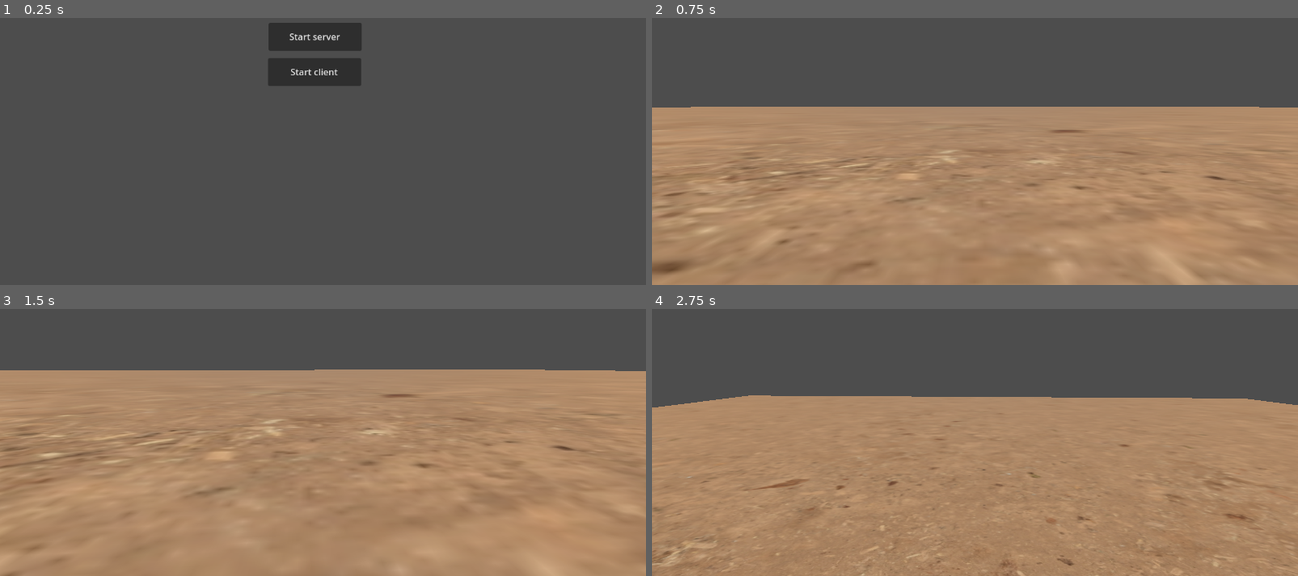
Above: before the commit, frames 1-4 (two rows, left to right).
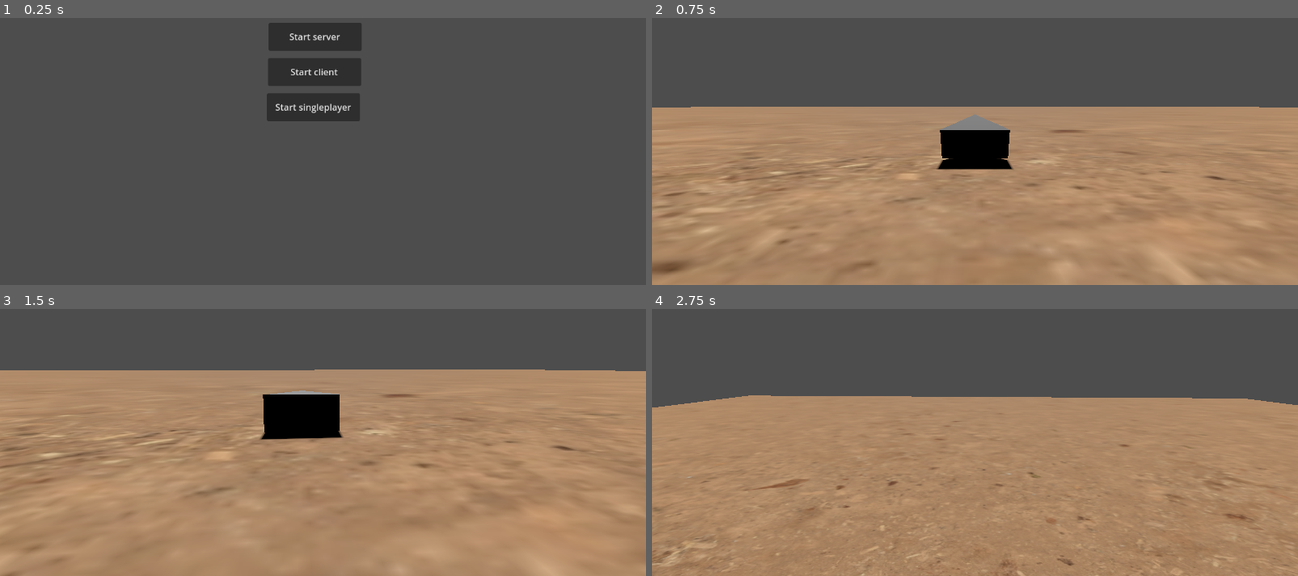
Above: after the commit, the same moments.

Repository: patentsil/MILSIM
Game: Godot game, scene res://menu.tscn
The game is run twice, just before and just after one commit, with the same random seed, the same clock (stepped at 60 frames per second) and the same inputs.
Inputs (mouse positions are in pixels of both pictures, inside the frame that each line leads up to):
- Up to frame 1 (0.25 s): no input
- Up to frame 2 (0.75 s): click "Start server" at 0.5 s
- Up to frame 3 (1.5 s): move the mouse to (355, 394) at 1.27 s; hold W (move_forward) from 1.28 s (still down)
- Up to frame 4 (2.75 s): keep holding W (move_forward); tap Space (move_jump) at 1.52, 2.27 s; move the mouse to (942, 397) at 2.02 s

The runs differ from the first frame. In frame 1, 1.4% of the frame differs, in the area x 41-56%, y 28-39%; in frame 2, 1.9%; in frame 3, 2.1%, in the area x 40-54%, y 30-49%; in frame 4, nothing differs.

Commit message:
Add single player
Singplayer was added to help debug multiplayer replication issues.

Diff:
--- a/CharacterScripts/character.gd
+++ b/CharacterScripts/character.gd
@@ -13,6 +13,7 @@
 var gravity = ProjectSettings.get_setting("physics/3d/default_gravity")
 
 func _enter_tree():
+	print("Setting authority to peer id " + str(multiplayer.get_unique_id()))
 	set_multiplayer_authority(str(multiplayer.get_unique_id()).to_int())
 
 func _physics_process(delta):
--- a/character.tscn
+++ b/character.tscn
@@ -23,6 +23,9 @@
 properties/1/path = NodePath(".:rotation")
 properties/1/spawn = true
 properties/1/sync = true
+properties/2/path = NodePath("Sprite3D/SubViewport/Label:text")
+properties/2/spawn = true
+properties/2/sync = true
 
 [node name="character" type="CharacterBody3D"]
 script = ExtResource("1_bs1x2")
--- a/menu.gd
+++ b/menu.gd
@@ -13,6 +13,8 @@
 var Character = load("res://character.tscn")
 var player_counter = 0
 
+func _enter_tree():
+	get_window().title = "MILSIM Launcher"
 
 
 func createWorld():
@@ -42,10 +44,10 @@
 
 
 func hideButtons():
-	$btnStartClient.hide()
-	$btnStartServer.hide()
+	visible = false
 
 func _on_btn_start_client_pressed():
+	get_window().title = "MILSIM Client"
 	print("A client start was intitiated")
 	var peer = ENetMultiplayerPeer.new()
 	peer.create_client(SERVER_IP, SERVER_PORT)
@@ -55,6 +57,7 @@
 
 
 func _on_btn_start_server_pressed():
+	get_window().title = "MILSIM Server"
 	print("A server start was intitiated")
 	var peer = ENetMultiplayerPeer.new()
 	peer.create_server(SERVER_PORT, MAX_PLAYERS)
@@ -62,6 +65,7 @@
 	hideButtons()
 	var worldAndPlayer = startGame(multiplayer.get_unique_id())
 	spawn_character(worldAndPlayer[1], worldAndPlayer[0])
+
 
 
 func add_player(peer_id):
@@ -79,3 +83,11 @@
 	player.character = character
 	world.add_child(character)
 	return character
+
+
+
+func _on_btn_start_singleplayer_pressed():
+	var singleplayer = load("res://singleplayer.tscn")
+	var singleplayerScene = singleplayer.instantiate()
+	get_tree().get_root().add_child(singleplayerScene)
+	hideButtons()
--- a/menu.tscn
+++ b/menu.tscn
@@ -19,5 +19,13 @@
 offset_bottom = 292.0
 text = "Start client"
 
+[node name="btnStartSingleplayer" type="Button" parent="."]
+offset_left = 476.0
+offset_top = 305.0
+offset_right = 642.0
+offset_bottom = 355.0
+text = "Start singleplayer"
+
 [connection signal="pressed" from="btnStartServer" to="." method="_on_btn_start_server_pressed"]
 [connection signal="pressed" from="btnStartClient" to="." method="_on_btn_start_client_pressed"]
+[connection signal="pressed" from="btnStartSingleplayer" to="." method="_on_btn_start_singleplayer_pressed"]
--- /dev/null
+++ b/singleplayer.gd
@@ -0,0 +1,31 @@
+extends Node3D
+
+var Character = load("res://character.tscn")
+
+func spawn_character(player, world):
+	var character = Character.instantiate()
+	character.player = player
+	if player:
+		player.character = character
+	world.add_child(character)
+	return character
+
+func createWorld():
+	print("Creating a new world.")
+	var worldScene = load("res://world.tscn")
+	var world = worldScene.instantiate()
+	get_tree().get_root().add_child(world)
+	return world
+
+func _enter_tree():
+	var world = createWorld()
+	var char = spawn_character(null, world)
+
+# Called when the node enters the scene tree for the first time.
+func _ready():
+	pass # Replace with function body.
+
+
+# Called every frame. 'delta' is the elapsed time since the previous frame.
+func _process(delta):
+	pass
--- /dev/null
+++ b/singleplayer.tscn
@@ -0,0 +1,6 @@
+[gd_scene load_steps=2 format=3 uid="uid://cjtv8y2xms6my"]
+
+[ext_resource type="Script" path="res://singleplayer.gd" id="1_xldyh"]
+
+[node name="singleplayer" type="Node3D"]
+script = ExtResource("1_xldyh")
--- a/world.tscn
+++ b/world.tscn
@@ -17,6 +17,12 @@
 points = PackedVector3Array(-150, -0.038, -150, -150, 0.038, -150, 150, -0.038, -150, -150, -0.038, 150, -150, 0.038, 150, 150, 0.038, -150, 150, -0.038, 150, 150, 0.038, 150)
 
 [sub_resource type="BoxMesh" id="BoxMesh_iknrc"]
+
+[sub_resource type="PrismMesh" id="PrismMesh_2k7wr"]
+size = Vector3(2, 1, 1)
+
+[sub_resource type="ConvexPolygonShape3D" id="ConvexPolygonShape3D_2dvre"]
+points = PackedVector3Array(0, 0.5, 0.5, 1, -0.5, 0.5, 0, 0.5, -0.5, -1, -0.5, 0.5, 1, -0.5, -0.5, -1, -0.5, -0.5)
 
 [node name="World" type="Node3D"]
 
@@ -42,6 +48,18 @@
 skeleton = NodePath("")
 script = ExtResource("8_60twa")
 
+[node name="TestCollidingObject" type="RigidBody3D" parent="."]
+transform = Transform3D(1, 0, 0, 0, 1, 0, 0, 0, 1, 0, 0, -7.43128)
+
+[node name="MeshInstance3D" type="MeshInstance3D" parent="TestCollidingObject"]
+transform = Transform3D(1, 0, 0, 0, 0.403561, 0.914953, 0, -0.914953, 0.403561, 0, 0.893736, 0)
+mesh = SubResource("PrismMesh_2k7wr")
+skeleton = NodePath("../../MultiplayerSpawner")
+
+[node name="CollisionShape3D" type="CollisionShape3D" parent="TestCollidingObject"]
+transform = Transform3D(1, 0, 0, 0, 0.403561, 0.914953, 0, -0.914953, 0.403561, 0, 0.893736, 0)
+shape = SubResource("ConvexPolygonShape3D_2dvre")
+
 [node name="MultiplayerSpawner" type="MultiplayerSpawner" parent="."]
 _spawnable_scenes = PackedStringArray("res://character.tscn")
 spawn_path = NodePath("..")
Not shown: 1 places in world.tscn that only renumber resources
